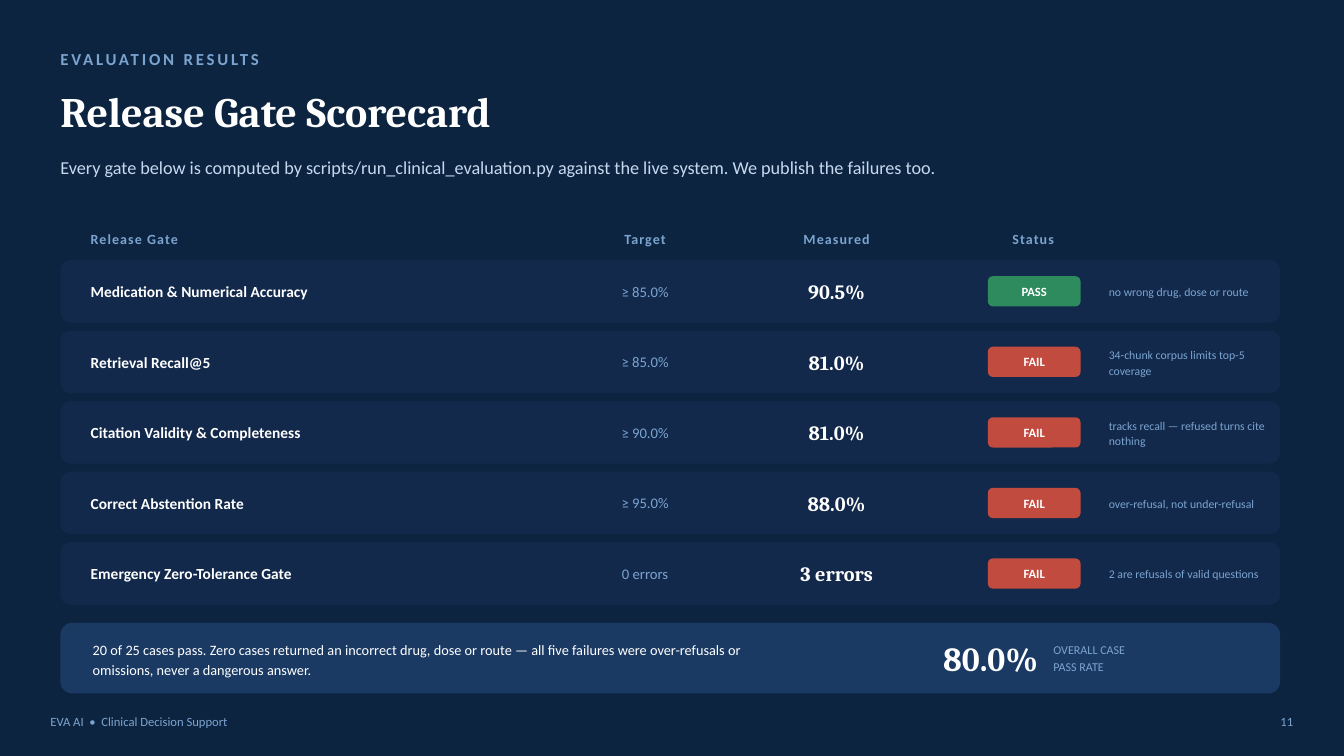
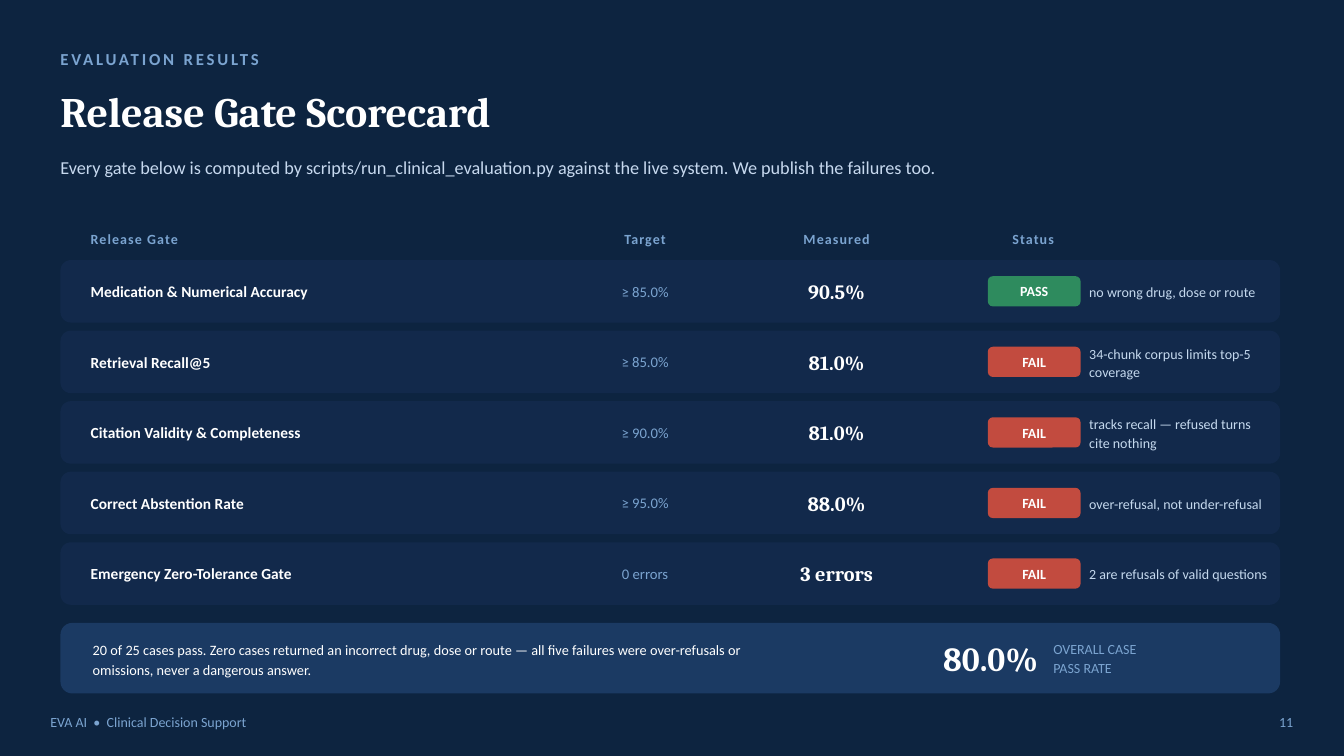
Before and after one commit to IbrahimAbdelsattar/Adrenal-Insufficiency-Guideline-RAG, a slide deck: slide 11 of Eva_AI_Presentation.pptx. Drawn at 1344x756 pixels with LibreOffice and Linux fonts; fonts in the diff are those of the drawing. Boxes give left, top, right and bottom in pixels: in the first picture for what was removed or moved away, otherwise in the second. Text is boxed around its words. In the diff, an @@ line names an element or a change of style, - is before the commit and + after.

```diff
--- a/Eva_AI_Presentation.pptx
+++ b/Eva_AI_Presentation.pptx
@@ text "no wrong drug, dose or ...": place and size @@
-text "no wrong drug, dose or ..." at <box>1109,288,1249,298</box>
+text "no wrong drug, dose or ..." at <box>1089,287,1255,300</box>
@@ text "34-chunk corpus limits top-5 coverage": place and size @@
-text "34-chunk corpus limits top-5 coverage" at <box>1109,351,1245,377</box>
+text "34-chunk corpus limits top-5 coverage" at <box>1089,349,1251,380</box>
@@ text "tracks recall — refused turns ...": place and size @@
-text "tracks recall — refused turns ..." at <box>1109,422,1264,447</box>
+text "tracks recall — refused turns ..." at <box>1089,419,1251,451</box>
@@ text "over-refusal, not under-refusal": place and size @@
-text "over-refusal, not under-refusal" at <box>1109,500,1254,509</box>
+text "over-refusal, not under-refusal" at <box>1089,499,1262,511</box>
@@ size 8.4 to 10 pt, text colour #7BA4D0 to #C5D9EE in 5 elements at <box>1089,287,1255,300</box>, <box>1089,349,1251,380</box>, <box>1089,419,1251,451</box>, <box>1089,499,1262,511</box>, <box>1089,569,1267,581</box> @@
@@ text "2 are refusals of valid ...": place and size @@
-text "2 are refusals of valid ..." at <box>1109,570,1258,580</box>
+text "2 are refusals of valid ..." at <box>1089,569,1267,581</box>
@@ text "OVERALL CASE PASS RATE" at <box>1053,645,1137,654</box>: size 8.6 to 10 pt @@
@@ size 9 to 10 pt in 7 elements at <box>1020,287,1048,296</box>, <box>1022,358,1046,367</box>, <box>1022,429,1046,438</box>, <box>1022,499,1046,508</box>, <box>1022,570,1046,579</box>, <box>50,717,246,729</box>, <box>1279,718,1293,727</box> @@
```
Also in this commit, not shown: 11 other slides changed, 2 other files.
